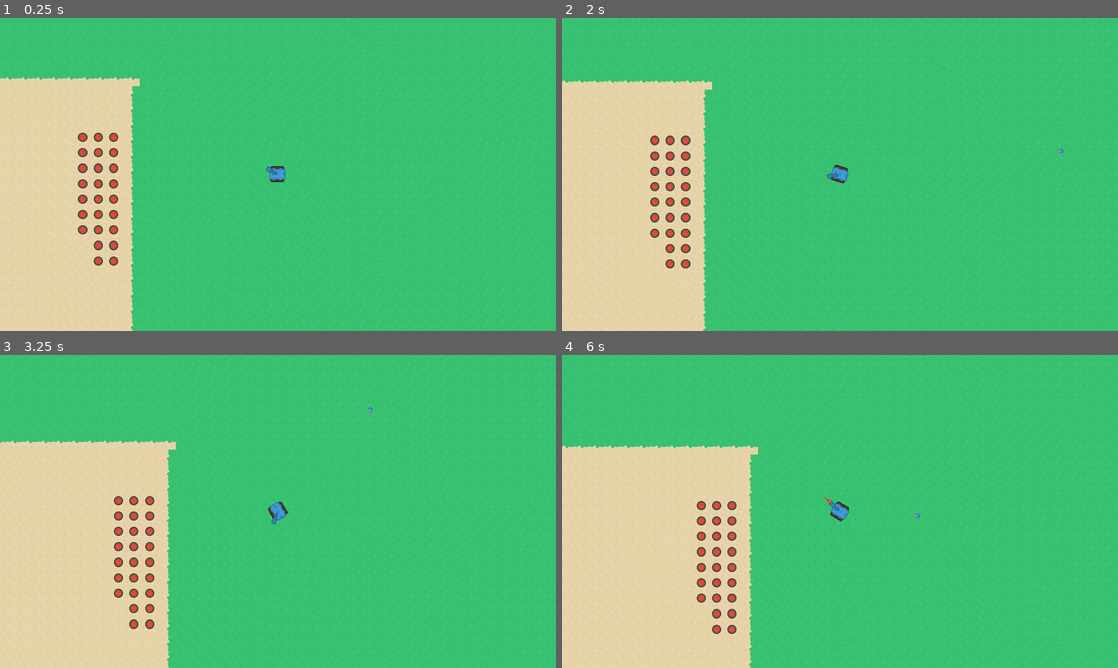
Above: before the commit, frames 1-4 (two rows, left to right).
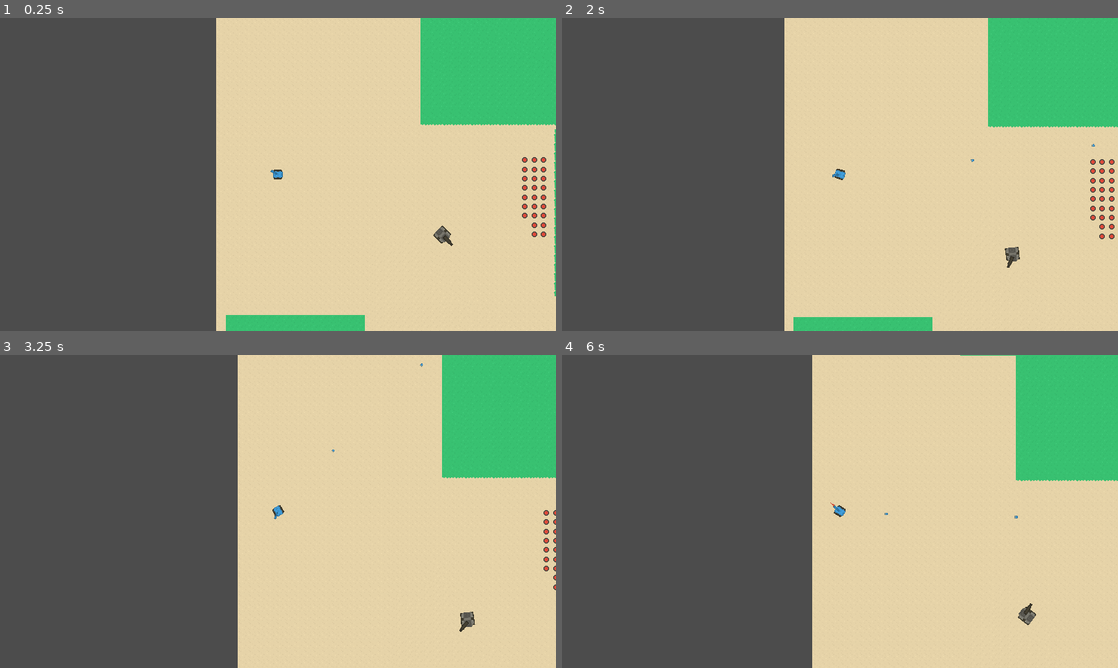
Above: after the commit, the same moments.

Repository: alirezah95/Tanks-Battle
Game: Godot game, scene res://Scenes/Level.tscn
Same seed, same stepped clock (60 frames per second), same inputs: the game is played once before the commit and once after it.
Inputs (mouse positions are in pixels of both pictures, inside the frame that each line leads up to):
- Up to frame 1 (0.25 s): no input
- Up to frame 2 (2 s): move the mouse to (962, 158) at 0.52 s; press the mouse at (962, 158) at 0.53 s; hold Right (ui_right) 0.53-1.28 s; tap Enter at 1.25 s; move the mouse to (728, 190) at 1.27 s; release the mouse at (728, 190) at 1.28 s; hold Down (ui_down) from 1.28 s (still down); tap Space (break) at 1.35 s; click (728, 190) at 1.55 s
- Up to frame 3 (3.25 s): move the mouse to (333, 442) at 2.02 s; release Down (ui_down) at 2.03 s; press the mouse at (333, 442) at 2.03 s; hold Right (ui_right) 2.03-2.78 s; move the mouse to (250, 574) at 2.77 s; release the mouse at (250, 574) at 2.78 s; hold Up (ui_up) from 2.78 s (still down); click (250, 574) at 2.85 s
- Up to frame 4 (6 s): move the mouse to (1006, 558) at 3.52 s; release Up (ui_up) at 3.53 s; hold Space (break) 3.53-4.28 s; hold Left (ui_left) 3.53-5.03 s; click (1006, 558) at 3.8 s; move the mouse to (673, 464) at 4.27 s; click (673, 464) at 4.35 s; move the mouse to (867, 511) at 5.02 s; press the mouse at (867, 511) at 5.03 s; hold Down (ui_down) 5.03-5.78 s; move the mouse to (756, 433) at 5.77 s; release the mouse at (756, 433) at 5.78 s; hold Right (ui_right) from 5.78 s (still down); tap Space (break) at 5.85 s

The runs differ from the first frame. In frame 1, 90% of the frame differs, in the area x 0-100%, y 0-100%; in frame 2, 90%; in frame 3, 91%; in frame 4, 92%.

Commit message:
Improves npc following path by using vectors direction instead of angle

Diff:
--- a/Scenes/Level.tscn
+++ b/Scenes/Level.tscn
@@ -24,7 +24,7 @@
 tile_data = PoolIntArray( -720900, 0, 0, -720899, 0, 0, -720898, 0, 0, -655364, 0, 0, -655363, 0, 0, -655362, 0, 0, -58 …(282 unchanged characters)…
 
 [node name="PlayerTank" parent="." instance=ExtResource( 1 )]
-position = Vector2( 572.209, -594.847 )
+position = Vector2( -1942.59, -650.284 )
 
 [node name="NPCs" type="Node2D" parent="."]
 
--- a/Scenes/Tank/PlayerTank.tscn
+++ b/Scenes/Tank/PlayerTank.tscn
@@ -24,4 +24,4 @@
 
 [node name="PlayerCamera" type="Camera2D" parent="." index="6"]
 current = true
-zoom = Vector2( 1.2, 1.2 )
+zoom = Vector2( 2, 2 )
--- a/Scripts/Level.gd
+++ b/Scripts/Level.gd
@@ -68,10 +68,21 @@
 	return
 
 
+func _process(delta: float) -> void:
+	update()
+
+
 
 #func _draw() -> void:
-#	for id in astar.get_points():
-#		draw_circle(astar.get_point_position(id), 20, Color.black)
+#	var move_direction: Vector2 = npc.move_direction
+#	draw_line(npc.position + move_direction,
+#		npc.position + move_direction * 150, Color.blue, 5)
+#	draw_circle(npc.position + move_direction * 150, 10, Color.blue)
 #
-#	return
+#	var patrol_direction: Vector2 = npc.patrol_direction
+#	draw_line(npc.position + patrol_direction,
+#		npc.position + patrol_direction * 150, Color.red, 5)
+#	draw_circle(npc.position + patrol_direction * 150, 10, Color.red)
 #
+#	for pnt in npc.patrol_points:
+#		draw_circle(pnt, 20, Color.black)
--- a/Scripts/Tank/NPCTank.gd
+++ b/Scripts/Tank/NPCTank.gd
@@ -18,11 +18,11 @@
 var barrel_turn_dir: int = +1 # Increasing -> clock wise turn
 # Holds npc fields of view which indicates how close the player can get before
 # npc shots it. The value is in squared value.
-var npc_shot_fov: float = 450 * 450
+var npc_shot_fov: float = 40 * 40
 # Holds npc notice (chase) fov, if player gets in the fov, npc will try to
 # get close to it in order to make a shot (player must be in shot fov for npc to
 # shot it)
-var npc_chase_fov: float = 900 * 900
+var npc_chase_fov: float = 800 * 800
 # The area radius that the tank can PATROL in.
 var npc_patrol_radius: float = 300 * 300
 # Holds the patroling rectangle points
@@ -32,7 +32,7 @@
 var patrol_look_angle: float
 var patrol_is_rotating: bool = false
 # Holds which patrol point are we at or going to know
-var curr_patrol_point: int = 0
+var curr_patrol_point: int = -1
 # Npc tanks will store their initial position, in case that if they chase the
 # player and the player get out of the chase fov, they return to this position
 # if their are not destroyed.
@@ -55,6 +55,8 @@
 # Holds the move direction vector, which is used in both RETURNING and
 # CHASING_PALYER states.
 var move_angle: float
+# Holds npc move direction vector used in chase, return and patrol states
+var move_direction: Vector2 = Vector2(1, 0)
 
 
 
@@ -74,8 +76,7 @@
 			1:
 				pnt_angle += 1.5708
 
-	patrol_direction = (patrol_points[0] - position).normalized()
-	look_at(patrol_points[curr_patrol_point])
+	_update_patrol_direction()
 	initial_position = position
 
 	return
@@ -98,6 +99,7 @@
 			NPCState.RETURNING:
 				if (position - patrol_points[curr_patrol_point]
 						).length_squared() < 300:
+					_update_patrol_direction()
 					npc_current_state = NPCState.PATROLING
 			NPCState.PATROLING:
 				pass
@@ -108,6 +110,7 @@
 						_update_return_path()
 					npc_current_state = NPCState.RETURNING
 				else:
+					_update_patrol_direction()
 					npc_current_state = NPCState.PATROLING
 
 	# Keeping rotation in between -pi and pi, because it's one of the assumption
@@ -122,25 +125,17 @@
 		NPCState.PATROLING:
 			if ((position - patrol_points[curr_patrol_point]).length_squared()
 					<= 300):
-				curr_patrol_point += 1
-				if curr_patrol_point == 4:
-					curr_patrol_point = 0
-				patrol_direction = (patrol_points[curr_patrol_point] - position
-					).normalized()
-				patrol_look_angle = patrol_direction.angle()
-				patrol_look_angle = _get_nearest_angle_to_rotate(rotation,
-					patrol_look_angle)
-
-				patrol_is_rotating = true
+				_update_patrol_direction()
 			else:
 				if patrol_is_rotating:
-					if abs(rotation - patrol_look_angle) < 0.05:
+					if abs(rotation - patrol_look_angle) < 0.01:
 						patrol_is_rotating = false
 					else:
-						rotation = move_toward(rotation, patrol_look_angle,
-							delta)
+						move_direction = move_direction.move_toward(
+							patrol_direction, delta * 3)
+						rotation = move_direction.angle()
 				else:
-					move_and_slide(PATROL_SPEED * patrol_direction)
+					move_and_slide(PATROL_SPEED * move_direction)
 
 			if barrel_turn_dir == +1:
 				barrel.rotation += BARREL_TURN_SPEED * delta / 2
@@ -161,19 +156,15 @@
 					- Global.player.position).length_squared()
 					> path_to_player_update_threshold):
 				_update_path_to_player()
-
+			update()
 			if path_to_player.size() >= 2:
-				var move_dir: Vector2 = (
-					path_to_player[path_to_player_point_index] - position)
-				move_angle = _get_nearest_angle_to_rotate(rotation,
-					move_dir.angle())
-				rotation = move_toward(rotation, move_angle, delta * 2.5)
-				move_and_slide(Vector2(1, 0).rotated(rotation) * speed)
+				var diff_vec: Vector2 = _move_to(
+					path_to_player[path_to_player_point_index], delta)
 				var barrel_angle_to_player: float = barrel.get_angle_to(
 					Global.player.global_position)
 				barrel.rotation = move_toward(barrel.rotation,
 					barrel.rotation + barrel_angle_to_player, delta)
-				if move_dir.length_squared() < 100:
+				if diff_vec.length_squared() < 100:
 					path_to_player_point_index += 1
 		NPCState.SHOTING_PLAYER:
 			if is_path_to_player_update:
@@ -189,27 +180,45 @@
 		NPCState.RETURNING:
 			if is_path_to_player_update:
 				is_path_to_player_update = false
-
+			update()
 			if return_path.size() >= 2:
-				move_angle = (return_path[return_path_point_indx] - position
-						).angle()
-				move_angle = _get_nearest_angle_to_rotate(rotation, move_angle)
-				rotation = move_toward(rotation, move_angle, delta * 5)
+				var diff_vec: Vector2 = _move_to(
+					return_path[return_path_point_indx], delta)
+
 				barrel.rotation = move_toward(barrel.rotation, 0, delta)
-				# Speed ratio is used to decrease tank speed on turns
-				var speed_ratio: float = 1
-				var diff_angle: float = abs(move_angle - rotation)
-				if (diff_angle) > 0.2 or (diff_angle) < -0.2 :
-					speed_ratio = .4
-				move_and_slide(Vector2(1, 0).rotated(rotation)
-					* speed * speed_ratio)
-
-				if ((position - return_path[return_path_point_indx]
-						).length_squared() < 400):
+				if diff_vec.length_squared() < 100:
 					return_path_point_indx += 1
 					if return_path_point_indx >= return_path.size():
 						npc_current_state = NPCState.PATROLING
+						_update_patrol_direction()
 						return_path.clear()
+
+
+	return
+
+
+
+func _move_to(_new_position: Vector2, delta: float) -> Vector2:
+	var new_move_dir: Vector2 = (_new_position - position)
+	move_direction = move_direction.move_toward(
+		new_move_dir.normalized(), delta * 5)
+	var angle: float = move_direction.angle()
+	rotation = angle
+	move_and_slide(move_direction * speed)
+
+	return new_move_dir
+
+
+
+func _update_patrol_direction() -> void:
+	curr_patrol_point += 1
+	if curr_patrol_point == 4:
+		curr_patrol_point = 0
+	patrol_direction = (patrol_points[curr_patrol_point] - position
+		).normalized()
+	patrol_look_angle = patrol_direction.angle()
+
+	patrol_is_rotating = true
 
 	return
 
@@ -244,6 +253,8 @@
 	return_path = Global.level.astar.get_point_path(
 		cls_pos_id,
 		cls_player_pos_id)
+
+	return_path_point_indx = 1
 
 	return
 
